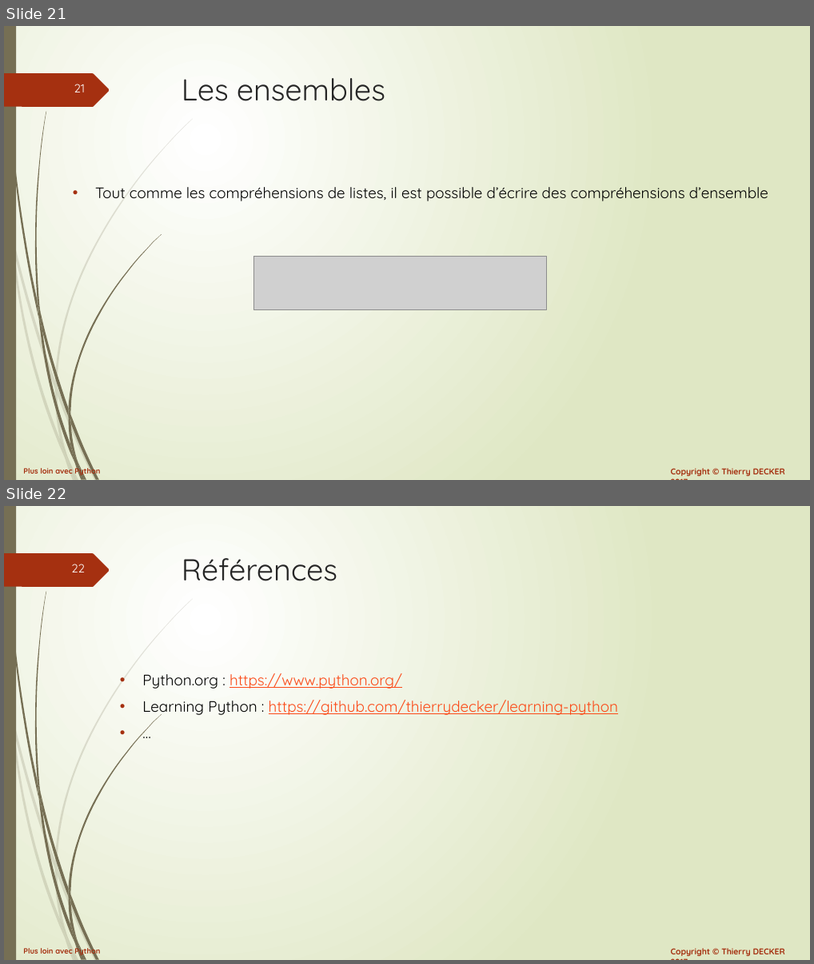
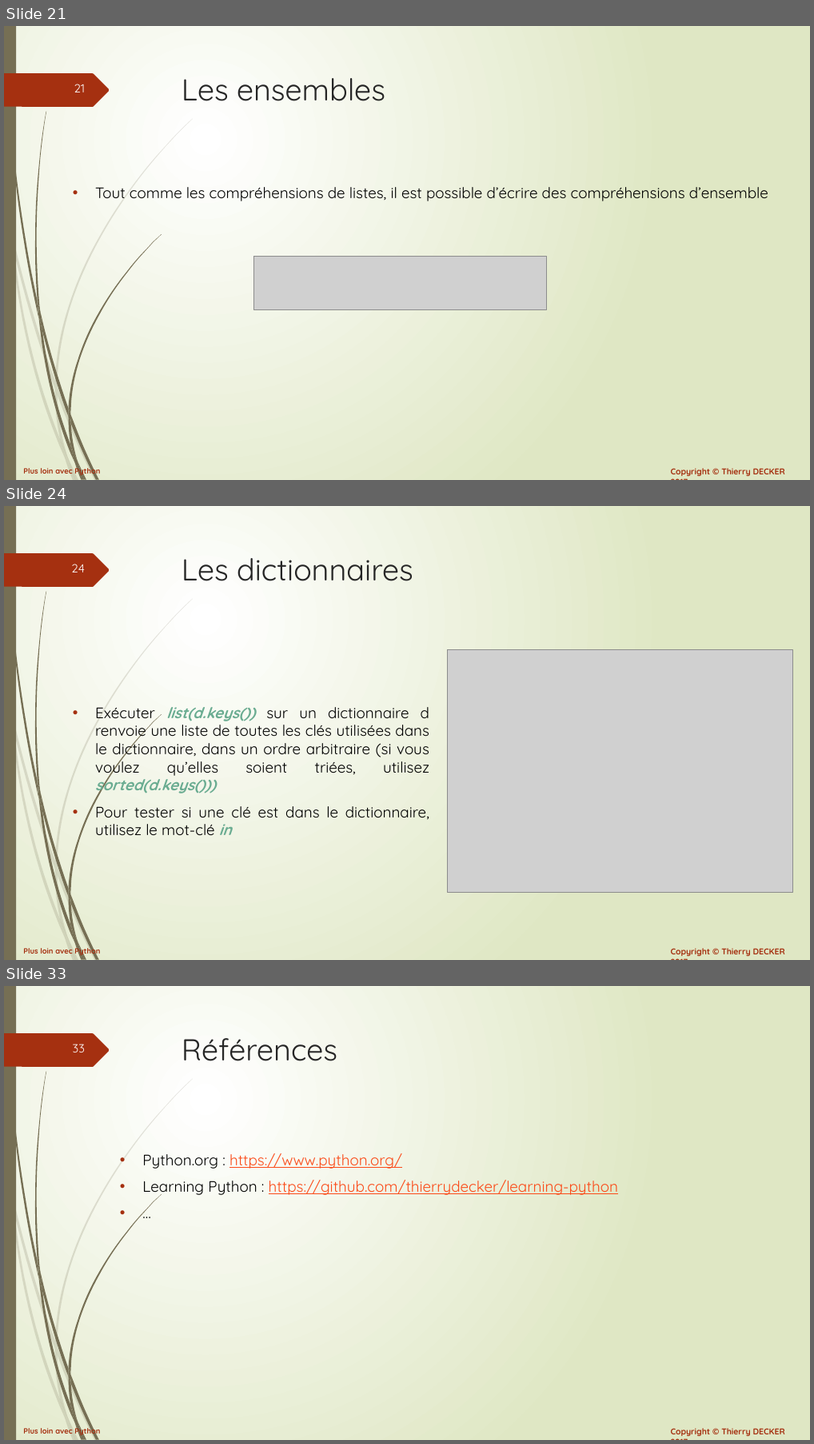
Before and after one commit to VikmanTheRacoon/learning-python, a slide deck: documentations/python-102.pptx. Shown one above the other, each under a label of ours: slides 21 and 22 before the commit, slides 21, 24 and 33 after it; the slides between them are not shown. The pictures are 814x964 and 814x1444 pixels, drawn with LibreOffice and Linux fonts; fonts in the diff are those of the drawing; grey boxes stand for pictures. Boxes give left, top, right and bottom in pixels: in the first picture for what was removed or moved away, otherwise in the second. Text is boxed around its words. In the diff, an @@ line names an element or a change of style, - is before the commit and + after.

```diff
--- a/documentations/python-102.pptx
+++ b/documentations/python-102.pptx
@@ slide 24 added at (4,506,810,960), background gradient #FFFFFF to #DFE8C4; not listed: 27 template elements that a slide beside it also shows @@
@@ title added at (182,558,414,581), 36 pt, text #262626 @@
+Les dictionnaires
@@ picture added at (447,649,794,892) @@
@@ text added at (95,707,430,835), 18 pt, text #000000 @@
+• Exécuter list(d.keys()) sur un dictionnaire d renvoie une liste de toutes les clés utilisées dans le dictionnaire, dans un ordre arbitraire (si vous voulez qu’elles soient triées, utilisez sorted(d.keys()))
+• Pour tester si une clé est dans le dictionnaire, utilisez le mot-clé in
@@ what was slide 22 is now slide 33 @@
@@ page number at (73,1044,85,1052): text changed @@
-22
+33
```
Also in this commit, not shown: 10 other slides added, 1 other file.
